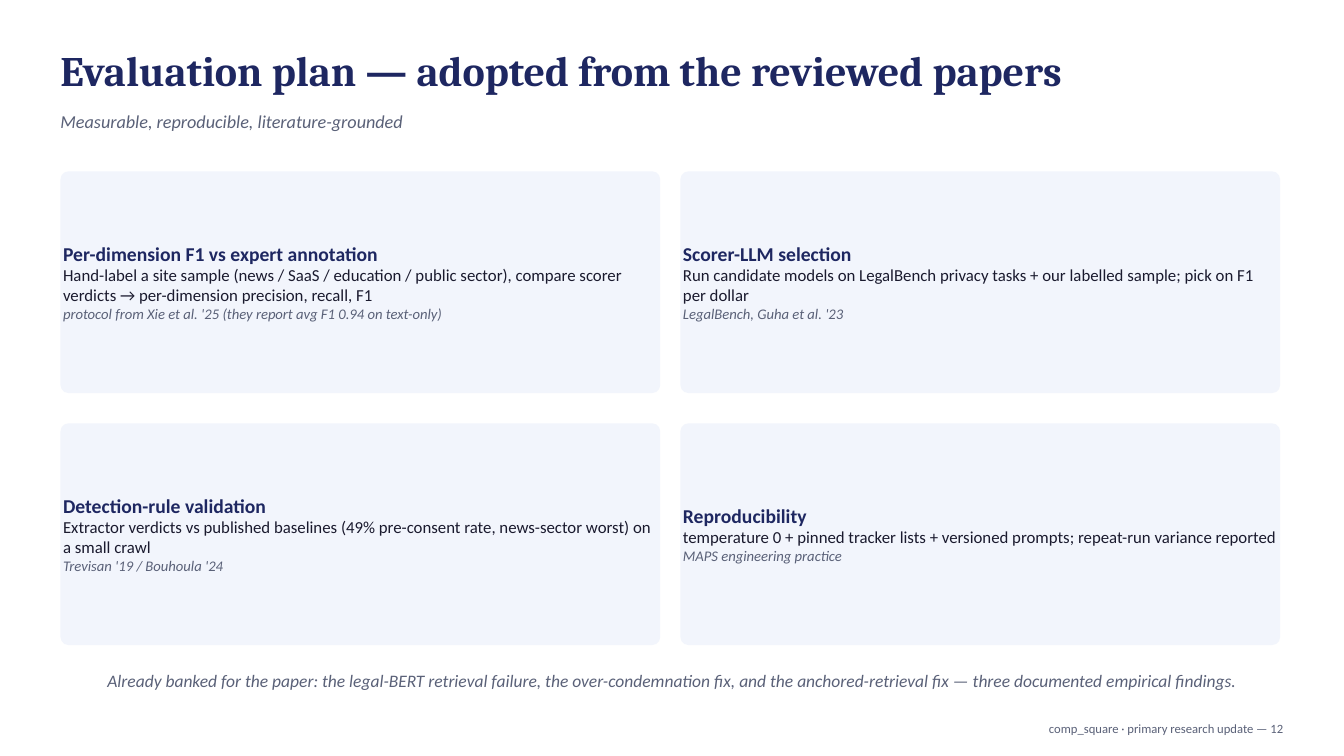
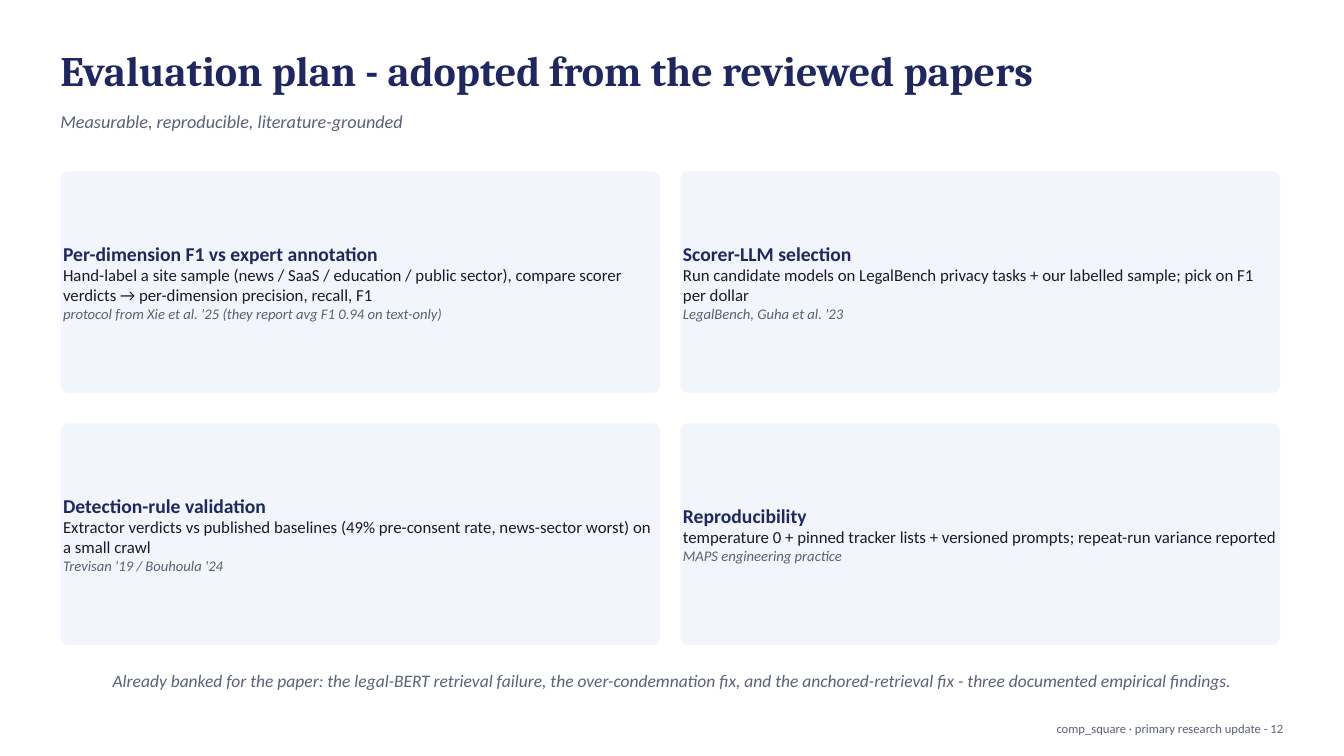
Before and after one commit to DoubleKingsLC/comp_square, a slide deck: slide 12 of Deliverable2_Supervisor_Update.pptx. Drawn at 1344x756 pixels with LibreOffice and Linux fonts; fonts in the diff are those of the drawing. Boxes give left, top, right and bottom in pixels: in the first picture for what was removed or moved away, otherwise in the second. Text is boxed around its words. In the diff, an @@ line names an element or a change of style, - is before the commit and + after.

```diff
--- a/Deliverable2_Supervisor_Update.pptx
+++ b/Deliverable2_Supervisor_Update.pptx
@@ text at (60,56,1033,95): text changed @@
-Evaluation plan — adopted from the reviewed papers
+Evaluation plan - adopted from the reviewed papers
@@ text at (113,675,1230,690): text changed @@
-Already banked for the paper: the legal-BERT retrieval failure, the over-condemnation fix, and the anchored-retrieval fix — three documented empirical findings.
+Already banked for the paper: the legal-BERT retrieval failure, the over-condemnation fix, and the anchored-retrieval fix - three documented empirical findings.
@@ text at (1057,724,1283,735): text changed @@
-comp_square · primary research update — 12
+comp_square · primary research update - 12
```
Also in this commit, not shown: 13 other slides changed, 4 other files.
